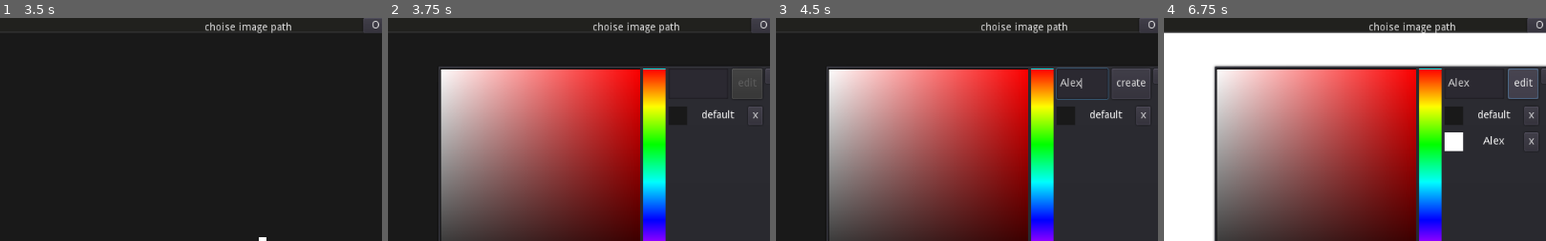
Above: before the commit, frames 1-4 (left to right).
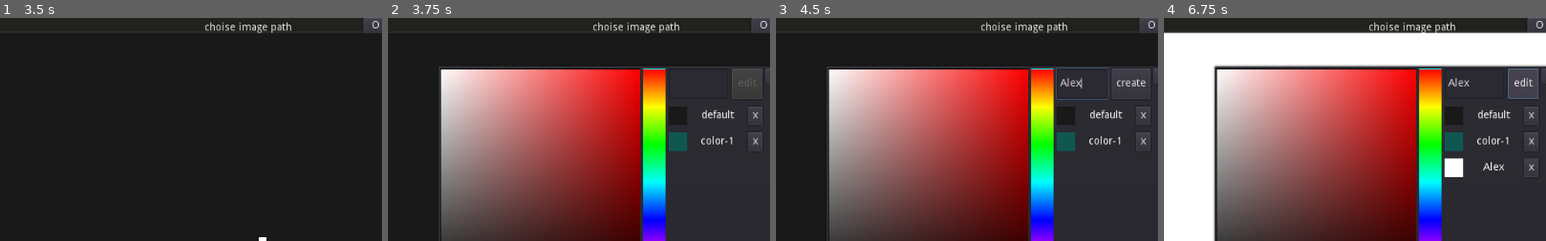
Above: after the commit, the same moments.

Repository: hpn33/manga-reader-by-godot-
Game: Godot game, scene res://scene/Main.tscn
Two runs of this game, one before a commit and one after it. Both use one fixed random seed, a clock stepped at 60 frames per second and the inputs below.
Inputs (mouse positions are % of the whole screen's width and height, from its top left):
- Up to frame 1 (3.5 s): click "choise image path" at 0.5 s; click "O" at 1.25 s; click "_" at 2 s; click "Full" at 2.75 s
- Up to frame 2 (3.75 s): click "Option" at 3.5 s
- Up to frame 3 (4.5 s): click (56, 15) at 4.27 s; type "Alex" at 4.35 s
- Up to frame 4 (6.75 s): click (51, 64) at 5 s; click "HSV" at 5.75 s; click "create" at 6.5 s
The pictures show only the part of the screen within x 16-66%, y 0-50%; the shares and areas given below are measured in that part.

Frame 1 is identical in both runs. In frame 2, 0.6% of the frame differs, in the area x 73-98%, y 51-60%; in frame 3, 0.6%; in frame 4, 1.3%, in the area x 73-98%, y 51-72%.
Error in both runs: Trying to assign value of type 'MenuButton' to a variable of type 'Label'. (res://scene/ui/TitleBar/TitleBar.gd:3)

Commit message:
Update config.gd

Diff:
--- a/autoload/config.gd
+++ b/autoload/config.gd
@@ -11,6 +11,7 @@
 	current_color = '',
 	colors = [
 		['default', '1a1a1a'],
+		['color-1', '115853']
 	],
 	recents = []
 }
